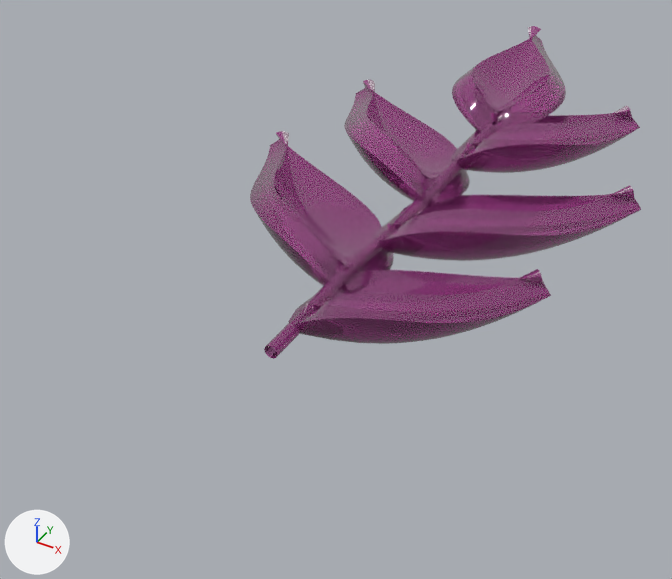
What one commit did to the Blender file docs/design/leaf-cluster.blend.
Before and after are seen from a camera (50 mm lens) standing at (1.2, -1.64, 1.65) and looking at (0.02, 0.32, 0.03). The lights are fixed; the arrows at lower left show +X, +Y and +Z. The picture after the commit comes second.

The older version as bpy lines, for what is in view:
```python
ob_clusterleaf0 = bpy.data.objects.new('ClusterLeaf0', me_clusterleaf0)
ob_clusterleaf0.parent = ob_leafcluster
ob_clusterleaf0.location = (0.00327, 0.16, 0.0153)
ob_clusterleaf0.rotation_euler = (-0.4, -0.45, -0.733)  # degrees (-23, -26, -42)
ob_clusterleaf1 = bpy.data.objects.new('ClusterLeaf1', me_clusterleaf1)
ob_clusterleaf1.parent = ob_leafcluster
ob_clusterleaf1.location = (0.0165, 0.36, 0.0369)
ob_clusterleaf1.rotation_euler = (-0.36, 0.45, 0.733)  # degrees (-21, 26, 42)
ob_clusterleaf2 = bpy.data.objects.new('ClusterLeaf2', me_clusterleaf2)
ob_clusterleaf2.parent = ob_leafcluster
ob_clusterleaf2.location = (0.0429, 0.58, 0.0797)
ob_clusterleaf2.rotation_euler = (-0.38, -0.45, -0.733)  # degrees (-22, -26, -42)
ob_clusterleaf3 = bpy.data.objects.new('ClusterLeaf3', me_clusterleaf3)
ob_clusterleaf3.parent = ob_leafcluster
ob_clusterleaf3.location = (0.0816, 0.8, 0.143)
ob_clusterleaf3.rotation_euler = (-0.34, 0.45, 0.733)  # degrees (-19, 26, 42)
ob_clusterleaf4 = bpy.data.objects.new('ClusterLeaf4', me_clusterleaf4)
ob_clusterleaf4.parent = ob_leafcluster
ob_clusterleaf4.location = (0.122, 0.98, 0.209)
ob_clusterleaf4.rotation_euler = (-0.3, -0.45, -0.733)  # degrees (-17, -26, -42)
ob_clusterleaf5 = bpy.data.objects.new('ClusterLeaf5', me_clusterleaf5)
ob_clusterleaf5.parent = ob_leafcluster
ob_clusterleaf5.location = (0.16, 1.12, 0.27)
ob_clusterleaf5.rotation_euler = (-0.18, 0.0, 0.15)  # degrees (-10, 0, 8.6)
ob_stem = bpy.data.objects.new('Stem', cu_stemcurve)
ob_stem.parent = ob_leafcluster
ob_stem.location = (0.0, 0.0, 0.0)
```
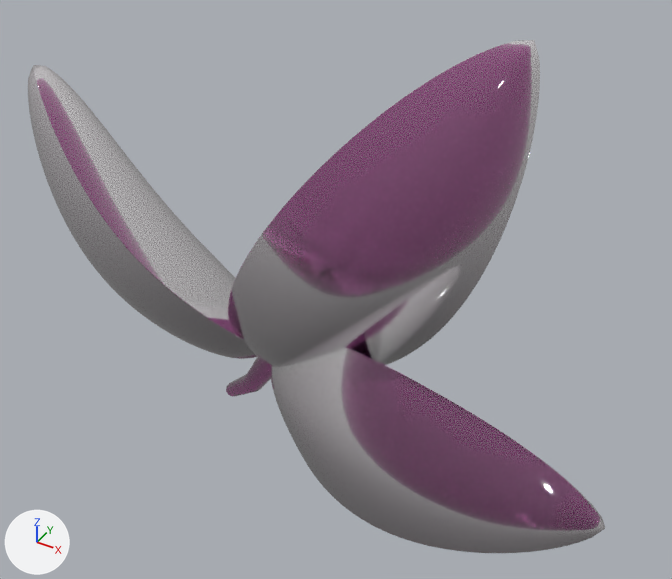
Boxes (x1, y1, x2, y2) around the edits, measured in the pictures (672 x 579 px):
'Leaf1', added: after (228, 40, 540, 367)
'Leaf2', added: after (270, 347, 605, 553)
'Leaf0', added: after (28, 65, 257, 359)
'ClusterLeaf0', deleted: before (288, 269, 551, 344)
'ClusterLeaf2', deleted: before (373, 185, 641, 261)
'ClusterLeaf1', deleted: before (250, 131, 394, 293)
'ClusterLeaf3', deleted: before (344, 80, 470, 207)
'ClusterLeaf5', deleted: before (452, 26, 566, 133)
'ClusterLeaf4', deleted: before (451, 105, 640, 173)
'Stem', recoloured, reshaped, moved: before (264, 124, 496, 359); after (226, 357, 271, 396)

Diff of the bpy script that builds the scene:
```diff
--- a/docs/design/leaf-cluster.blend.py
+++ b/docs/design/leaf-cluster.blend.py
@@ mat_plumglass @@
 mat_plumglass = principled_material('PlumGlass')
-mat_plumglass.base_color = (0.62, 0.1, 0.45)  # pink #ce59b3
-mat_plumglass.roughness = 0.06
-mat_plumglass.ior = 1.4
-mat_plumglass.transmission_weight = 0.75
+mat_plumglass.base_color = (0.6, 0.16, 0.47)  # pink #cb6fb6
+mat_plumglass.roughness = 0.05
+mat_plumglass.transmission_weight = 0.95
 mat_plumglass.coat_weight = 1.0
+mat_plumglass.coat_roughness = 0.04
@@ me_stem @@
+me_stem.from_pydata(...)  # 58 vertices, 70 faces; spans x -0.188..0.068, y -0.251..0.043, z -0.045..0.051
+me_stem.polygons.foreach_set('use_smooth', [True] * 70)
+me_stem.materials.append(mat_plumglass)  # pink #cb6fb6
@@ ob_stem @@
-ob_stem = bpy.data.objects.new('Stem', cu_stemcurve)
-ob_stem.parent = ob_leafcluster
+ob_stem = bpy.data.objects.new('Stem', me_stem)
+ob_stem.parent = ob_leafsprig
 ob_stem.location = (0.0, 0.0, 0.0)
@@ ob_clusterleaf0 @@
-ob_clusterleaf0 = bpy.data.objects.new('ClusterLeaf0', me_clusterleaf0)
@@ ob_clusterleaf1 @@
-ob_clusterleaf1 = bpy.data.objects.new('ClusterLeaf1', me_clusterleaf1)
@@ ob_clusterleaf2 @@
-ob_clusterleaf2 = bpy.data.objects.new('ClusterLeaf2', me_clusterleaf2)
@@ ob_clusterleaf3 @@
-ob_clusterleaf3 = bpy.data.objects.new('ClusterLeaf3', me_clusterleaf3)
@@ ob_clusterleaf4 @@
-ob_clusterleaf4 = bpy.data.objects.new('ClusterLeaf4', me_clusterleaf4)
@@ ob_clusterleaf5 @@
-ob_clusterleaf5 = bpy.data.objects.new('ClusterLeaf5', me_clusterleaf5)
@@ ob_leafsprig @@
+ob_leafsprig = bpy.data.objects.new('LeafSprig', None)
+ob_leafsprig.location = (0.0, 0.0, 0.0)
+ob_leafsprig.rotation_euler = (1.571, 0.0, 0.0)  # degrees (90, 0, 0)
@@ ob_leaf2 @@
+ob_leaf2 = bpy.data.objects.new('Leaf2', me_leaf2)  # 1542 vertices, 1568 faces; spans x -0.211..0.214, y 0.0..1.0, z -0.068..0.219; in mat_plumglass (pink #cb6fb6); modifiers BEVEL
+ob_leaf2.parent = ob_leafsprig
+ob_leaf2.location = (0.03, -0.01, -0.008)
+ob_leaf2.rotation_euler = (0.218, -0.273, -1.543)  # degrees (12, -16, -88)
@@ ob_leaf1 @@
+ob_leaf1 = bpy.data.objects.new('Leaf1', me_leaf1)  # 1542 vertices, 1568 faces; spans x -0.237..0.24, y 0.0..1.12, z -0.077..0.245; in mat_plumglass (pink #cb6fb6); modifiers BEVEL
+ob_leaf1.parent = ob_leafsprig
+ob_leaf1.location = (0.014, 0.03, 0.03)
+ob_leaf1.rotation_euler = (-0.148, 0.346, -0.609)  # degrees (-8.5, 20, -35)
@@ ob_leaf0 @@
+ob_leaf0 = bpy.data.objects.new('Leaf0', me_leaf0)  # 1542 vertices, 1568 faces; spans x -0.201..0.204, y 0.0..0.95, z -0.065..0.208; in mat_plumglass (pink #cb6fb6); modifiers BEVEL
+ob_leaf0.parent = ob_leafsprig
+ob_leaf0.location = (-0.01, 0.012, 0.01)
+ob_leaf0.rotation_euler = (0.194, -0.446, 0.509)  # degrees (11, -26, 29)
```
